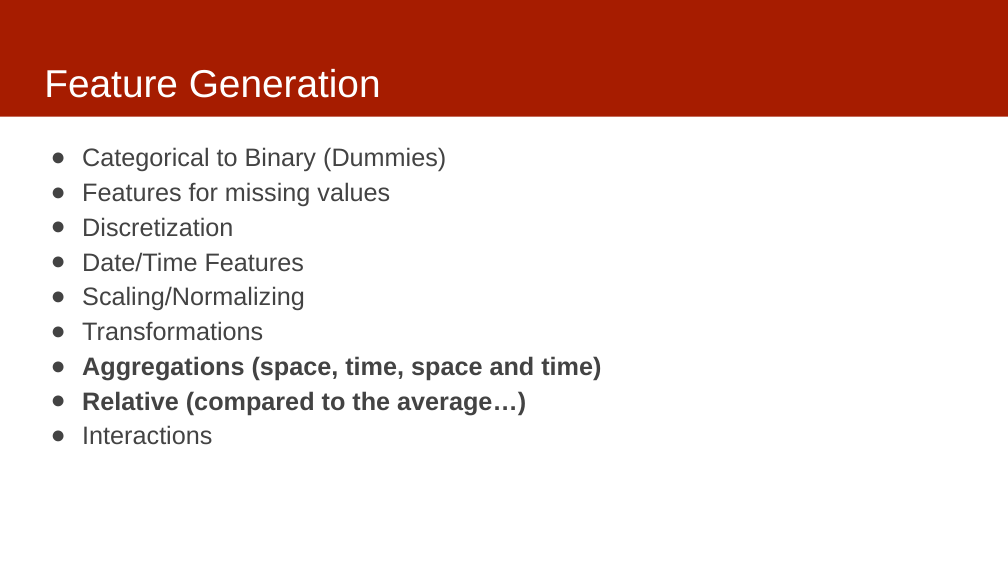
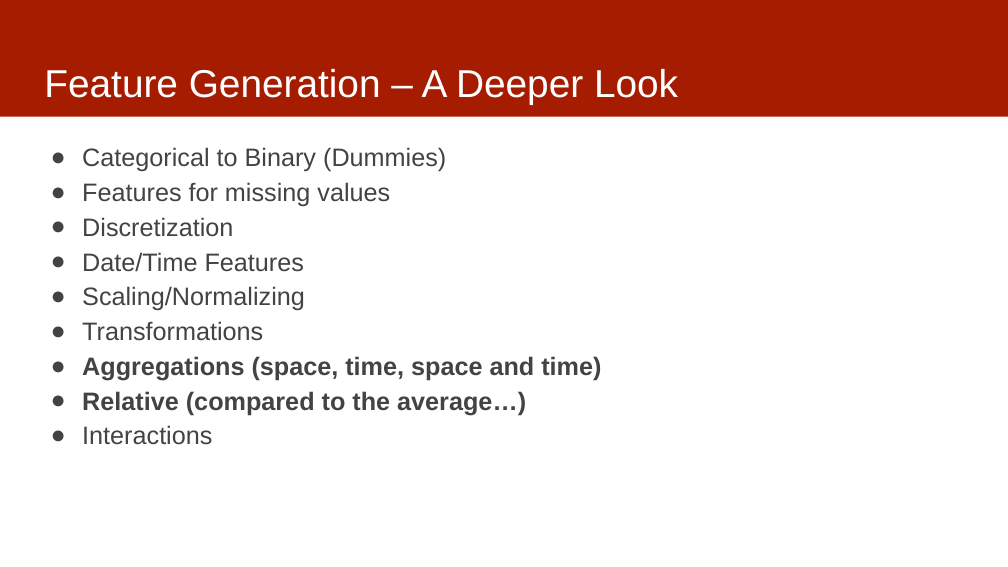
Before and after one commit to dssg/mlforpublicpolicylab, a slide deck: slide 21 of Lectures/12-features-and-imputation.pptx (slide 13 before the commit). Drawn at 1008x567 pixels with LibreOffice and Linux fonts; fonts in the diff are those of the drawing. Boxes give left, top, right and bottom in pixels: in the first picture for what was removed or moved away, otherwise in the second. Text is boxed around its words. In the diff, an @@ line names an element or a change of style, - is before the commit and + after.

Commit message:
features

```diff
--- a/Lectures/12-features-and-imputation.pptx
+++ b/Lectures/12-features-and-imputation.pptx
@@ title at box(44, 69, 678, 105): text changed @@
-Feature Generation
+Feature Generation – A Deeper Look
```
Also in this commit, not shown: 4 other slides changed, 5 slides added.
